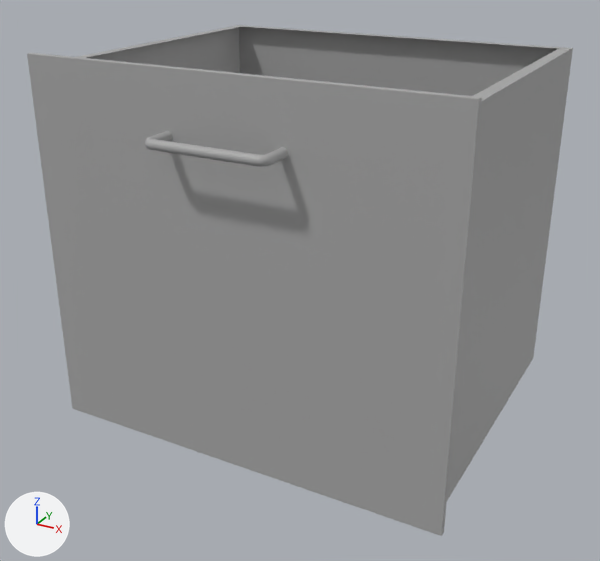
An edit to the FBX model Assets/Raw/tv_stand_drawer1.fbx, drawn before and after from the same camera.
One viewpoint serves both versions: a 50 mm camera at (-0.345, -0.922, 0.829) aimed at (-0.831, -0.038, 0.387). The axes (+X, +Y, +Z) are drawn at lower left. The lights are the same throughout. Where no turn or scale is listed for an object, it has been applied to the vertices. Vertices at the same position are counted once.

In view in the first picture: 'drawer', 'handle'.
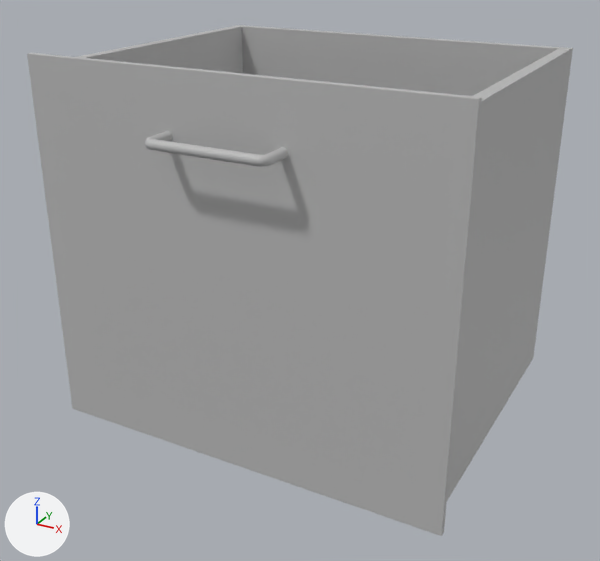
The newer file is also turned or shifted as a whole; pictures and numbers use the older file's frame.

Edits to the scene script, one JSON object a line:
```json
{"op": "add", "block": "mat_lambert2", "code": ["mat_lambert2 = principled_material('lambert2')", "mat_lambert2.base_color = (0.5, 0.5, 0.5)  # grey #bcbcbc"]}
{"block": "me_mesh_001", "where": "# used by ob_drawer; location = (-0.83, 0.011, 0.441)"}
{"block": "me_mesh_001", "where": "# verts and faces of me_mesh_001; kept vertices keep their numbers, new ones are numbered from 72"}
{"block": "me_mesh_001", "where": "# before: 0 (-0.243, -0.195, -0.231), 1 (0.243, -0.195, -0.231), 2 (-0.243, -0.195, 0.229), 3 (0.243, -0.195, 0.229), 4 (-0.243, 0.203, 0.229) at pixel (241, 26)"}
{"block": "me_mesh_001", "where": "# before: 5 (0.243, 0.203, 0.229) at pixel (558, 48), 6 (-0.243, 0.203, -0.231), 7 (0.243, 0.203, -0.231)"}
{"op": "remove", "block": "me_mesh_001", "code": "me_mesh_001.from_pydata(...)  # 72 vertices, 69 faces; spans x -0.27..0.27, y -0.218..0.218, z -0.241..0.241"}
{"op": "add", "block": "me_mesh_001", "code": "me_mesh_001.from_pydata(...)  # 72 vertices, 72 faces; spans x -0.27..0.27, y -0.218..0.218, z -0.241..0.241"}
{"block": "me_mesh_001", "change": "me_mesh_001 part 1"}
{"op": "add", "block": "me_mesh_001", "code": "delete_faces([(0, 6, 7, 1)])"}
{"op": "add", "block": "me_mesh_001", "code": "faces += [(0, 2, 3, 1), (0, 6, 4, 2), (4, 6, 7, 5), (1, 3, 5, 7)]"}
{"block": "me_mesh_001", "change": "me_mesh_001 part 2: 68 faces spanning x -0.27..0.27, y -0.218..0.218, z -0.241..0.241 switch from mat_standardsurface1 (grey #aaaaaa) to mat_lambert2 (grey #bcbcbc)"}
```

Boxes [x1, y1, x2, y2] around the edits, measured in the pictures (600 x 561 px):
```json
{"part": 1, "of": "me_mesh_001", "change": "built on", "after": [86, 27, 557, 96]}
{"part": 2, "of": "me_mesh_001", "change": "recoloured", "before": [27, 25, 572, 536], "after": [27, 25, 572, 536]}
```
